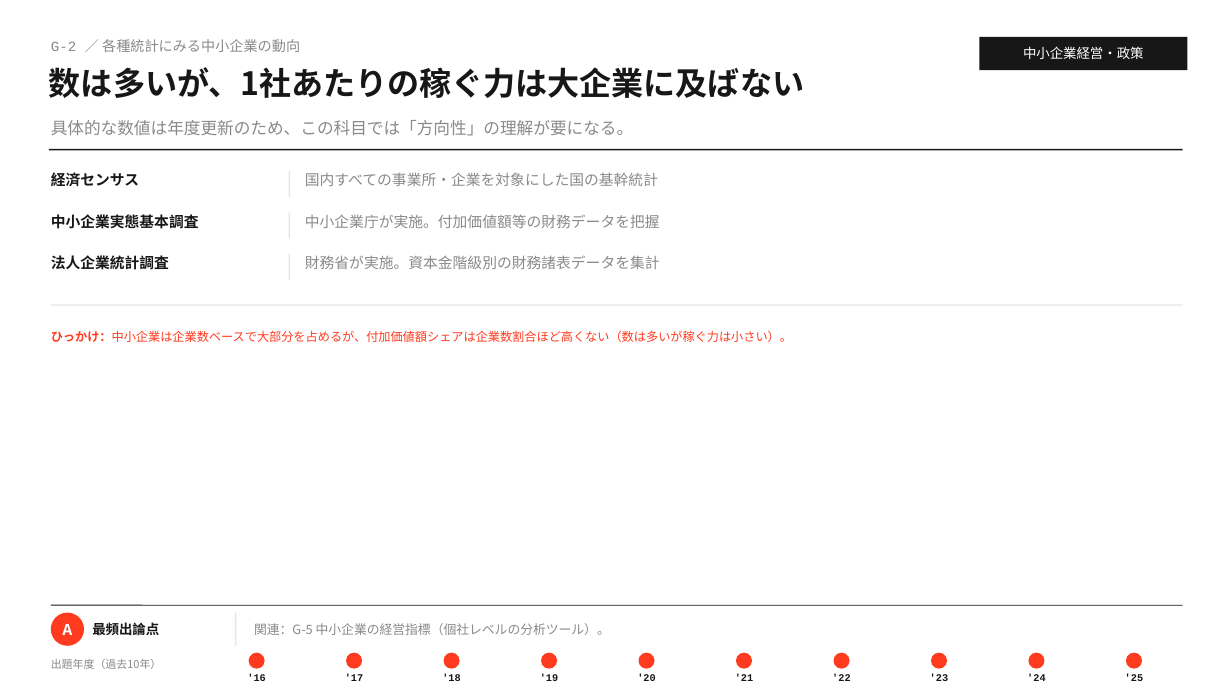
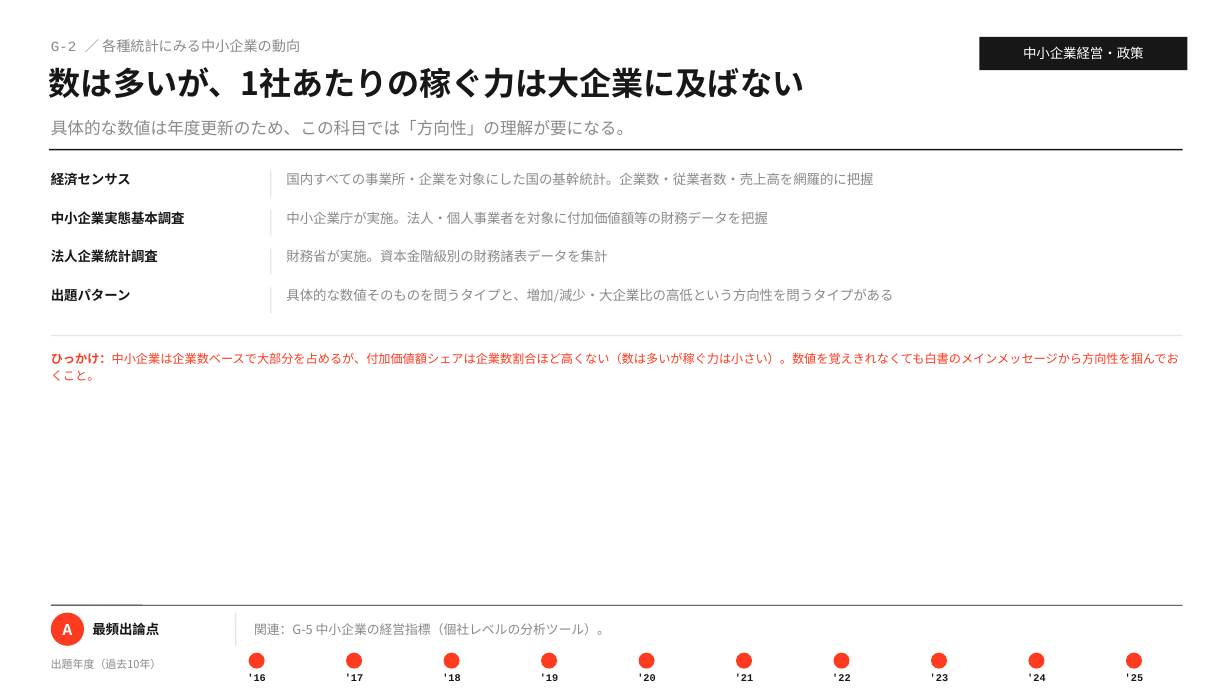
Before and after one commit to MasatoshiSano/SMEC, a slide deck: slide 6 of slides/1st_stage/G_sme_management_policy.pptx. Drawn at 1232x693 pixels with LibreOffice and Linux fonts; fonts in the diff are those of the drawing. Boxes give left, top, right and bottom in pixels: in the first picture for what was removed or moved away, otherwise in the second. Text is boxed around its words. In the diff, an @@ line names an element or a change of style, - is before the commit and + after.

```diff
--- a/slides/1st_stage/G_sme_management_policy.pptx
+++ b/slides/1st_stage/G_sme_management_policy.pptx
@@ line moved from (289, 171) - (289, 197) to (271, 171) - (271, 197) @@
@@ text at <box>286,172,873,185</box>: text changed; size 11.5 to 10.5 pt @@
-国内すべての事業所・企業を対象にした国の基幹統計
+国内すべての事業所・企業を対象にした国の基幹統計。企業数・従業者数・売上高を網羅的に把握
@@ line moved from (289, 213) - (289, 238) to (271, 210) - (271, 236) @@
@@ text at <box>286,212,768,224</box>: text changed; size 11.5 to 10.5 pt @@
-中小企業庁が実施。付加価値額等の財務データを把握
+中小企業庁が実施。法人・個人事業者を対象に付加価値額等の財務データを把握
@@ size 11.5 to 10.5 pt in 4 elements at <box>286,250,607,262</box>, <box>51,172,131,185</box>, <box>51,211,185,224</box>, <box>51,249,158,262</box> @@
@@ line moved from (289, 254) - (289, 280) to (271, 249) - (271, 274) @@
@@ text "財務省が実施。資本金階級別の財務諸表データを集計": place and size @@
-text "財務省が実施。資本金階級別の財務諸表データを集計" at <box>305,255,660,269</box>
+text "財務省が実施。資本金階級別の財務諸表データを集計" at <box>286,250,607,262</box>
@@ text added at <box>51,288,131,302</box>, 10.5 pt, text #171717, bold @@
+出題パターン
@@ line added from (271, 287) to (271, 313), #E6E6E6 1 pt @@
@@ text added at <box>286,289,893,303</box>, 10.5 pt, text #8A8A8A @@
+具体的な数値そのものを問うタイプと、増加/減少・大企業比の高低という方向性を問うタイプがある
@@ text at <box>51,352,1179,381</box>: text changed @@
-ひっかけ：中小企業は企業数ベースで大部分を占めるが、付加価値額シェアは企業数割合ほど高くない（数は多いが稼ぐ力は小さい）。
+ひっかけ：中小企業は企業数ベースで大部分を占めるが、付加価値額シェアは企業数割合ほど高くない（数は多いが稼ぐ力は小さい）。数値を覚えきれなくても白書のメインメッセージから方向性を掴んでおくこと。
@@ line moved from (51, 305) - (1183, 305) to (51, 335) - (1183, 335) @@
```
Also in this commit, not shown: 11 other slides changed, 18 slides added, 2 other files.
